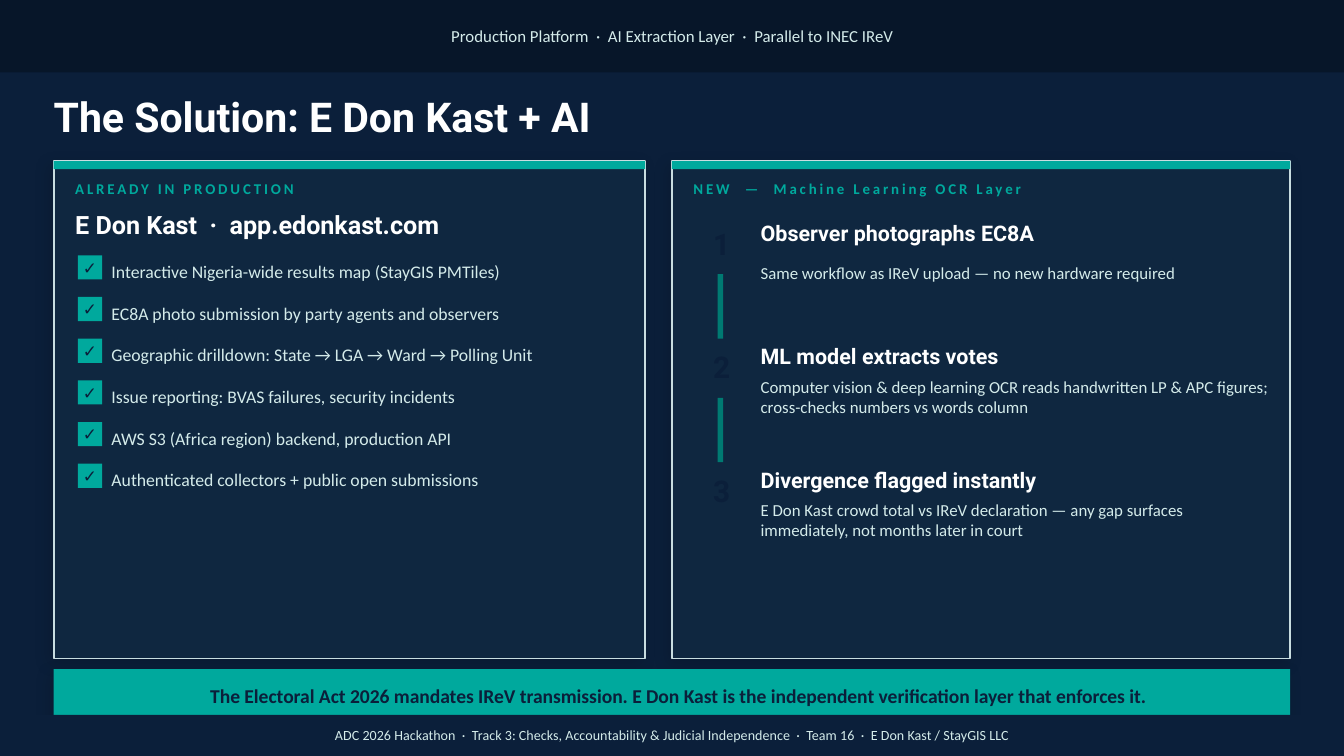
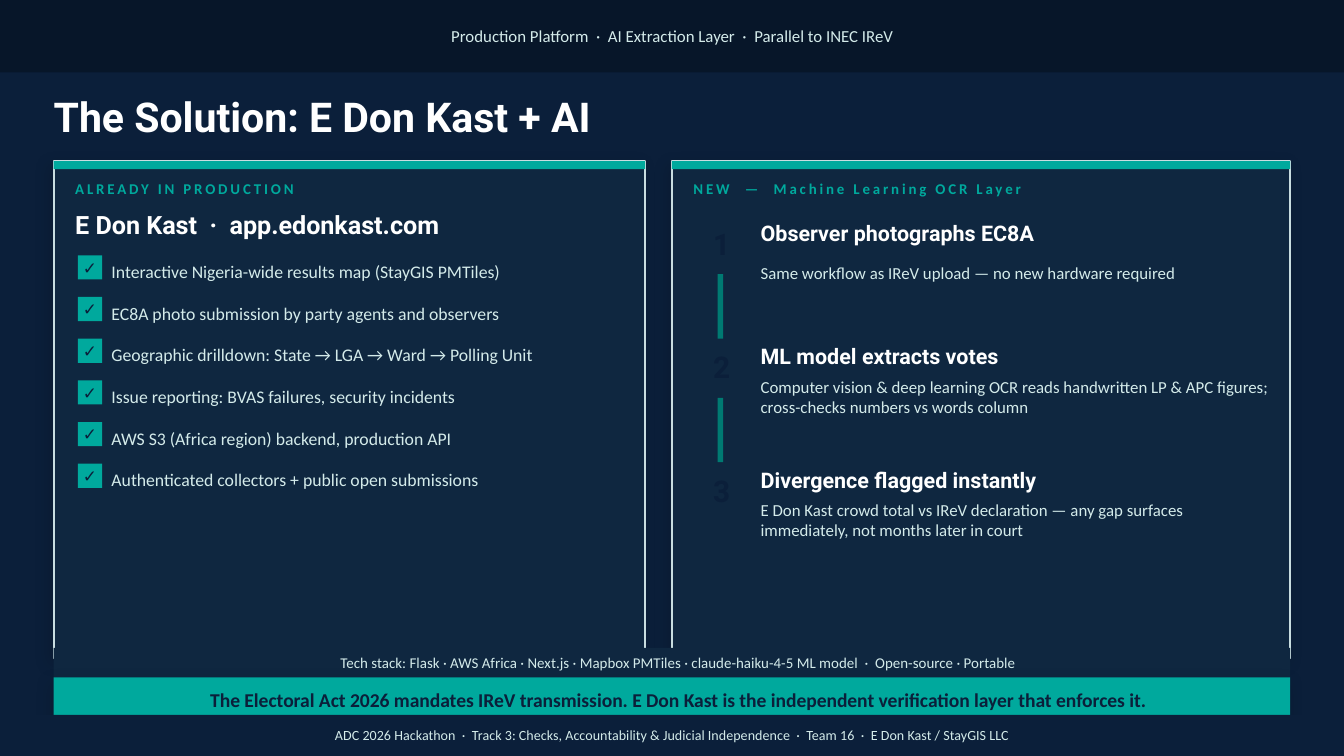
Before and after one commit to Nexus-Engineering-Planning/Nigeria-2023-election-OCR, a slide deck: slide 5 of ADC2026_Submission/submit/04_Slide_Deck.pptx. Drawn at 1344x756 pixels with LibreOffice and Linux fonts; fonts in the diff are those of the drawing. Boxes give left, top, right and bottom in pixels: in the first picture for what was removed or moved away, otherwise in the second. Text is boxed around its words. In the diff, an @@ line names an element or a change of style, - is before the commit and + after.

Commit message:
Refactor ADC2026 transcript: Enhance clarity and structure, update statistics, and improve presentation flow. Add detailed explanations of E Don Kast's functionality and implementation phases. Include Q&A section with prepared responses for anticipated questions.

```diff
--- a/ADC2026_Submission/submit/04_Slide_Deck.pptx
+++ b/ADC2026_Submission/submit/04_Slide_Deck.pptx
@@ rectangle: place and size @@
-rectangle at [54, 669, 1290, 723]
+rectangle at [54, 648, 1290, 677]
@@ rectangle at [54, 648, 1290, 677]: fill #00A99D to #0F2740; shadow off @@
@@ text added at [340, 657, 1015, 671], 8 pt, text #D4EBEA @@
+Tech stack: Flask · AWS Africa · Next.js · Mapbox PMTiles · claude-haiku-4-5 ML model · Open-source · Portable
@@ rectangle added at [54, 677, 1290, 723], fill #00A99D @@
@@ text "The Electoral Act 2026 mandates ...": place and size @@
-text "The Electoral Act 2026 mandates ..." at [210, 689, 1146, 706]
+text "The Electoral Act 2026 mandates ..." at [210, 693, 1146, 710]
```
Also in this commit, not shown: 4 other slides changed, 17 other files.
